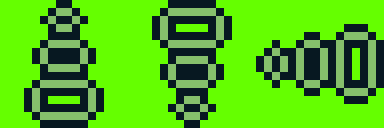
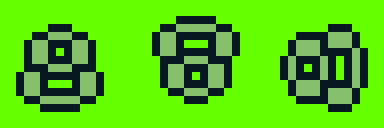
Layer changes from the first 384 x 128 image to the second:
added group "right" (1st of 2) with 2 layers above "up" over bbox(280, 24, 368, 112)
added layer "2" (1st of 3, in "right") in group "right" over bbox(280, 32, 336, 104)
added layer "1" (1st of 3, in "right") in group "right" over bbox(312, 24, 368, 112)
added group "up" (1st of 2) with 2 layers above "down" over bbox(152, 16, 240, 104)
added layer "2" (2nd of 3, in "up") in group "up" over bbox(160, 48, 232, 104)
added layer "1" (2nd of 3, in "up") in group "up" over bbox(152, 16, 240, 72)
added group "down" (1st of 2) with 2 layers above "Layer 1" over bbox(16, 24, 104, 112)
added layer "2" (3rd of 3, in "down") in group "down" over bbox(24, 24, 96, 80)
added layer "1" (3rd of 3, in "down") in group "down" over bbox(16, 56, 104, 112)
hid "right" (2nd of 2) over bbox(256, 24, 384, 104)
hid "up" (2nd of 2) over bbox(152, 0, 232, 128)
hid "down" (2nd of 2) over bbox(24, 0, 104, 128)
